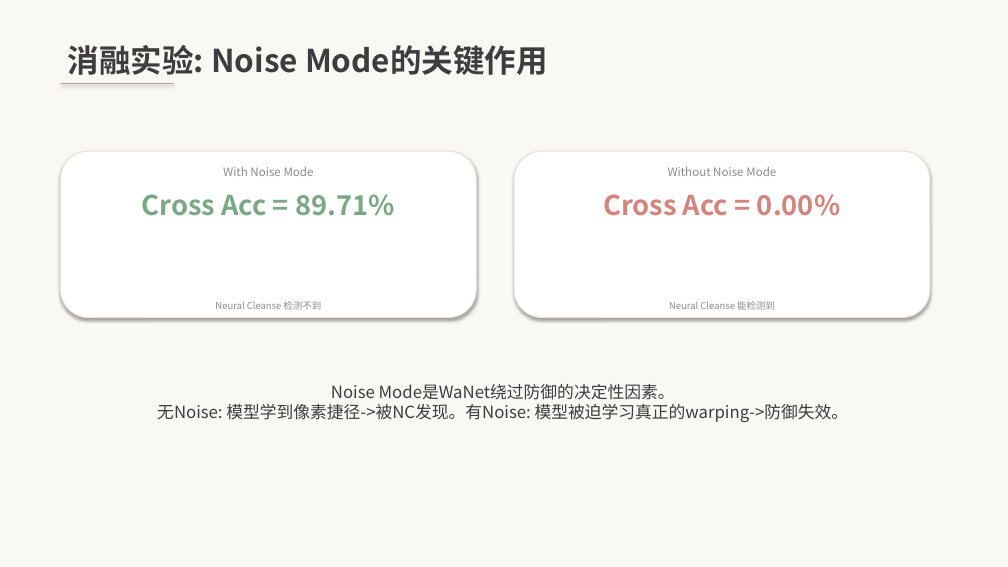
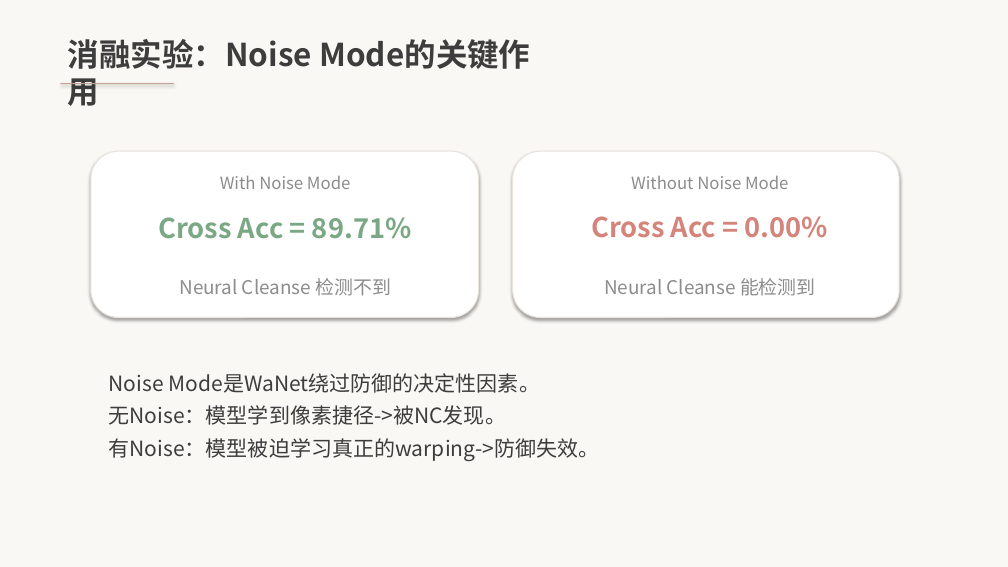
Before and after one commit to axgo-ja/NIS3353, a slide deck: slide 6 of WaNet答辩.pptx. Drawn at 1008x567 pixels with LibreOffice and Linux fonts; fonts in the diff are those of the drawing. Boxes give left, top, right and bottom in pixels: in the first picture for what was removed or moved away, otherwise in the second. Text is boxed around its words. In the diff, an @@ line names an element or a change of style, - is before the commit and + after.

```diff
--- a/WaNet答辩.pptx
+++ b/WaNet答辩.pptx
@@ text at (68, 39, 312, 69): text changed @@
-消融实验: Noise Mode的关键作用
+消融实验：Noise Mode的关键作用
@@ rounded rectangle: place and size @@
-rounded rectangle at (60, 151, 476, 318)
+rounded rectangle at (91, 151, 479, 318)
@@ text "With Noise Mode" at (220, 175, 350, 189): size 11 to 16 pt @@
@@ text "With Noise Mode": place and size @@
-text "With Noise Mode" at (223, 167, 314, 176)
+text "With Noise Mode" at (220, 175, 350, 189)
@@ rounded rectangle: place and size @@
-rounded rectangle at (514, 151, 930, 318)
+rounded rectangle at (513, 151, 899, 318)
@@ text "Without Noise Mode": place and size @@
-text "Without Noise Mode" at (668, 167, 776, 176)
+text "Without Noise Mode" at (631, 176, 788, 189)
@@ text "Without Noise Mode" at (631, 176, 788, 189): size 11 to 16 pt @@
@@ text "Cross Acc = 89.71%": place and size @@
-text "Cross Acc = 89.71%" at (142, 194, 395, 216)
+text "Cross Acc = 89.71%" at (158, 217, 412, 239)
@@ text "Cross Acc = 0.00%": place and size @@
-text "Cross Acc = 0.00%" at (603, 194, 840, 216)
+text "Cross Acc = 0.00%" at (591, 216, 828, 238)
@@ text "Neural Cleanse 检测不到" at (179, 278, 391, 296): size 9 to 18 pt @@
@@ text "Neural Cleanse 检测不到": place and size @@
-text "Neural Cleanse 检测不到" at (215, 301, 321, 310)
+text "Neural Cleanse 检测不到" at (179, 278, 391, 296)
@@ text "Neural Cleanse 能检测到": place and size @@
-text "Neural Cleanse 能检测到" at (669, 301, 775, 310)
+text "Neural Cleanse 能检测到" at (604, 278, 816, 296)
@@ text "Neural Cleanse 能检测到" at (604, 278, 816, 296): size 9 to 18 pt @@
@@ text at (109, 373, 600, 461): text changed; size 16 to 20 pt @@
-Noise Mode是WaNet绕过防御的决定性因素。
-无Noise: 模型学到像素捷径->被NC发现。有Noise: 模型被迫学习真正的warping->防御失效。
+Noise Mode是WaNet绕过防御的决定性因素。
+无Noise：模型学到像素捷径->被NC发现。
+有Noise：模型被迫学习真正的warping->防御失效。
```
Also in this commit, not shown: 14 other slides changed, 7 other files.
